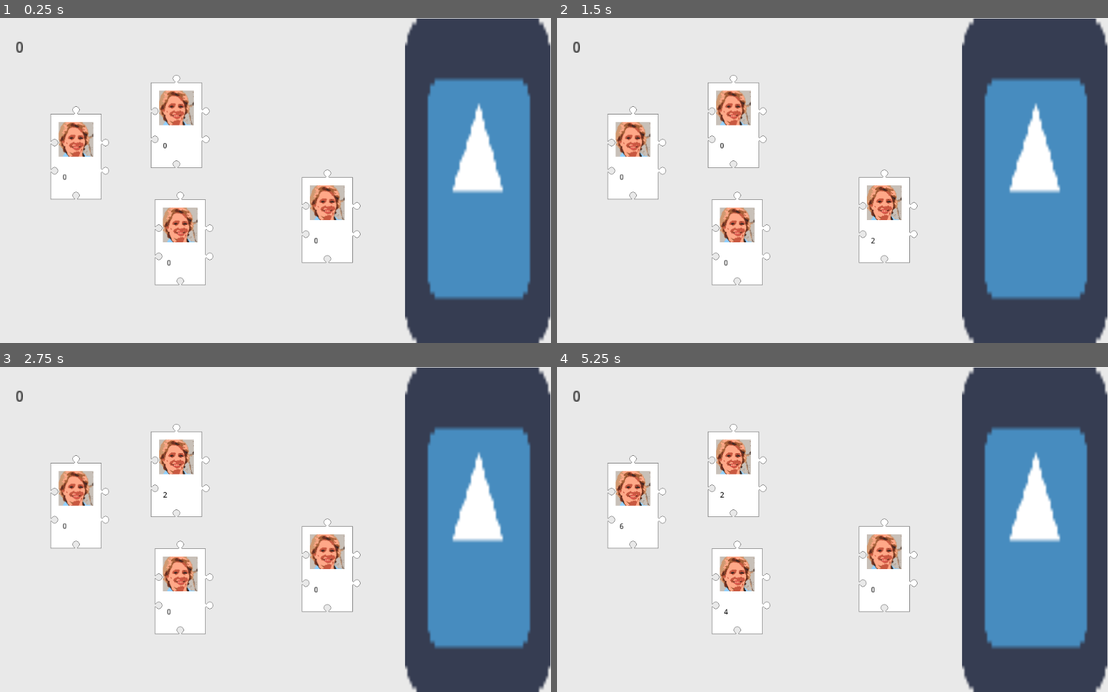
Above: before the commit, frames 1-4 (two rows, left to right).
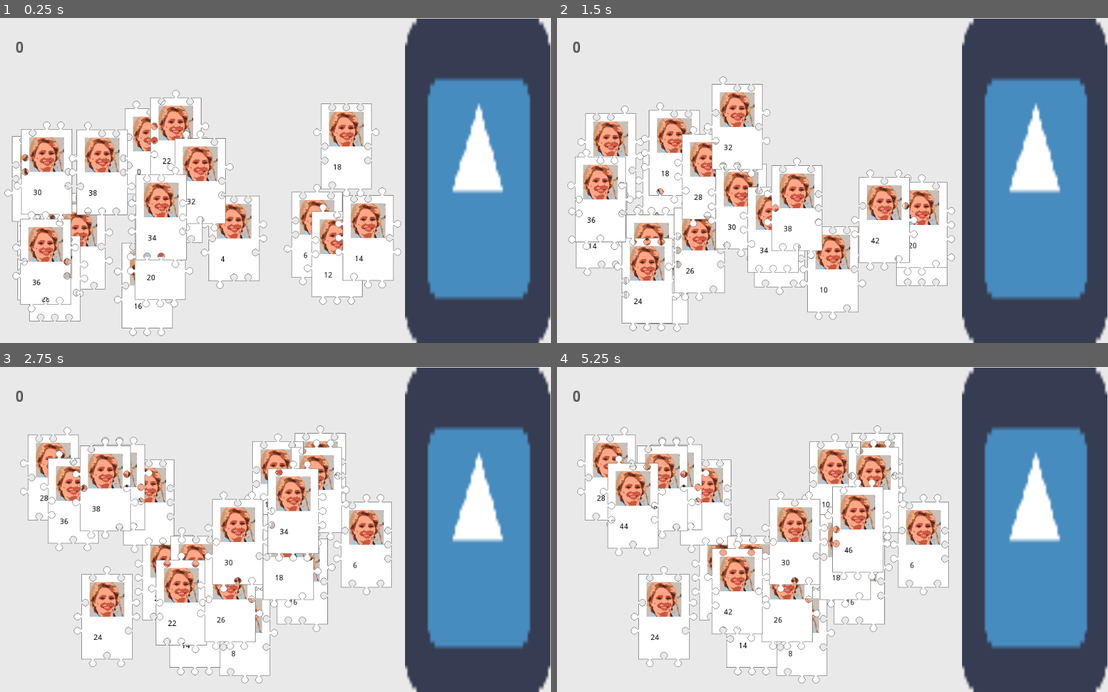
Above: after the commit, the same moments.

Repository: hwacha/GMTK-Match-Game
Game: Godot game, scene res://prefabs/Field.tscn
Same seed, same stepped clock (60 frames per second), same inputs: the game is played once before the commit and once after it. The engine's default icon, where the game draws it, is replaced by a stand-in: a white triangle on a blue panel in a dark square.
Inputs (mouse positions are in pixels of both pictures, inside the frame that each line leads up to):
- Up to frame 1 (0.25 s): no input
- Up to frame 2 (1.5 s): tap Enter at 0.5 s; move the mouse to (1036, 180) at 0.52 s; hold Up (ui_up) 0.53-1.28 s; click (1036, 180) at 0.67 s; tap Space at 1.25 s; move the mouse to (882, 219) at 1.27 s; hold Down (ui_down) from 1.28 s (still down); click (882, 219) at 1.42 s
- Up to frame 3 (2.75 s): tap Enter at 2 s; move the mouse to (176, 474) at 2.02 s; release Down (ui_down) at 2.03 s; hold Up (ui_up) from 2.03 s (still down); click (176, 474) at 2.17 s
- Up to frame 4 (5.25 s): tap Space at 2.75, 4.25 s; move the mouse to (738, 591) at 2.77 s; click (738, 591) at 2.92 s; tap Enter at 3.5 s; move the mouse to (634, 506) at 3.52 s; release Up (ui_up) at 3.53 s; hold Down (ui_down) from 3.53 s (still down); click (634, 506) at 3.67 s; move the mouse to (661, 480) at 4.27 s; move the mouse to (860, 529) at 5.02 s; click (860, 529) at 5.17 s

The runs differ from the first frame. In frame 1, 12% of the frame differs, in the area x 0-73%, y 17-98%; in frame 2, 11%; in frame 3, 12%; in frame 4, 10%.

Commit message:
Add random generation of cards

Diff:
--- a/prefabs/Field.tscn
+++ b/prefabs/Field.tscn
@@ -1,6 +1,5 @@
-[gd_scene load_steps=6 format=2]
+[gd_scene load_steps=5 format=2]
 
-[ext_resource path="res://prefabs/Card.tscn" type="PackedScene" id=1]
 [ext_resource path="res://scripts/Field.gd" type="Script" id=2]
 [ext_resource path="res://scripts/Score.gd" type="Script" id=3]
 [ext_resource path="res://icon.png" type="Texture" id=4]
@@ -25,38 +24,6 @@
 [node name="CollisionShape2D" type="CollisionShape2D" parent="PairZone"]
 shape = SubResource( 1 )
 
-[node name="Card1" parent="." instance=ExtResource( 1 )]
-position = Vector2( 612.296, 373.124 )
-
-[node name="Card2" parent="." instance=ExtResource( 1 )]
-position = Vector2( 333.843, 197.58 )
-
-[node name="CanvasModulate" parent="Card2" index="4"]
-visible = false
-
-[node name="RichTextLabel" parent="Card2" index="5"]
-text = "James"
-
-[node name="Card3" parent="." instance=ExtResource( 1 )]
-position = Vector2( 341.158, 413.853 )
-
-[node name="CanvasModulate" parent="Card3" index="4"]
-visible = false
-
-[node name="RichTextLabel" parent="Card3" index="5"]
-text = "Henry
-"
-
-[node name="Card4" parent="." instance=ExtResource( 1 )]
-position = Vector2( 149.15, 255.592 )
-
-[node name="CanvasModulate" parent="Card4" index="4"]
-visible = false
-
-[node name="RichTextLabel" parent="Card4" index="5"]
-text = "Henry
-"
-
 [node name="Score" type="Label" parent="."]
 margin_left = 1.0
 margin_right = 46.0
@@ -73,7 +40,3 @@
 }
 
 [connection signal="input_event" from="PairZone" to="PairZone" method="_on_PairZone_input_event"]
-
-[editable path="Card2"]
-[editable path="Card3"]
-[editable path="Card4"]
--- a/scripts/Card.gd
+++ b/scripts/Card.gd
@@ -1,10 +1,10 @@
 extends Area2D
 
 var stats = {
-	'left': [1, 0, 1],
-	'right': [-1, 0, -1],
-	'up': [0, 1, 0],
-	'down': [0, -1, 0],
+	'left': [0, 0, 0],
+	'right': [0, 0, 0],
+	'up': [0, 0, 0],
+	'down': [0, 0, 0],
 }
 
 var offsets = {
@@ -57,10 +57,12 @@
 func _ready():
 	var neujamb_prefab = load("res://prefabs/NeuJamb.tscn")
 	var posjamb_prefab = load("res://prefabs/PosJamb.tscn")
+
 	for dir in ['left', 'right', 'up', 'down']:
 		for i in range(0, len(stats[dir])):
 			var jamb = null
 			var offset = null
+
 			if stats[dir][i] == 0:
 				jamb = neujamb_prefab.instance()
 				offset = offsets[dir]['neu']
--- a/scripts/Field.gd
+++ b/scripts/Field.gd
@@ -6,9 +6,35 @@
 #onready var card_manager = get_node("CardManager")
 # Called when the node enters the scene tree for the first time.
 func _ready():
-	pass
+	var card_prefab = load("res://prefabs/Card.tscn")
+	var num_cards = 20
 
-# Called every frame. 'delta' is the elapsed time since the previous frame.
+	var rng = RandomNumberGenerator.new()
+	rng.randomize()
+
+	for n in range(num_cards):
+		# NOTE: this will be moved to Field
+		# for more intelligent generation
+
+		var card = card_prefab.instance()
+
+#		var guaranteed_jamb_dir = 1 if n % 2 == 0 else -1
+
+		for dir in ['left', 'right', 'up', 'down']:
+			for i in range(0, len(card.stats[dir])):
+				var coin_flip = rng.randi_range(0, 1)
+				if coin_flip == 0:
+					coin_flip = -1
+				card.stats[dir][i] = coin_flip
+
+		var x = rng.randi_range(75, 700)
+		var y = rng.randi_range(200, 500)
+		card.set_position(Vector2(x, y))
+		card.z_index = 2 * n
+		add_child(card)
+
+	max_z = 2 * num_cards
+
 func _process(delta):
 	if Input.is_action_just_pressed("ui_up"):
 		get_tree().change_scene("res://prefabs/Field.tscn")
